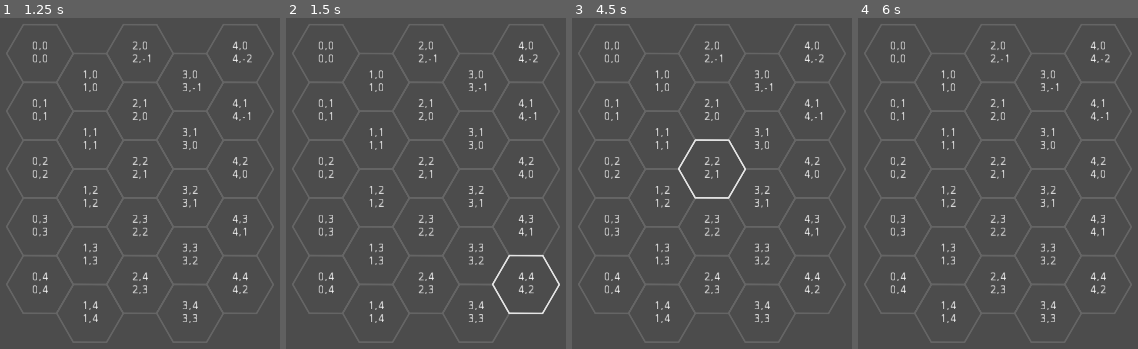
Above: before the commit, frames 1-4 (left to right).
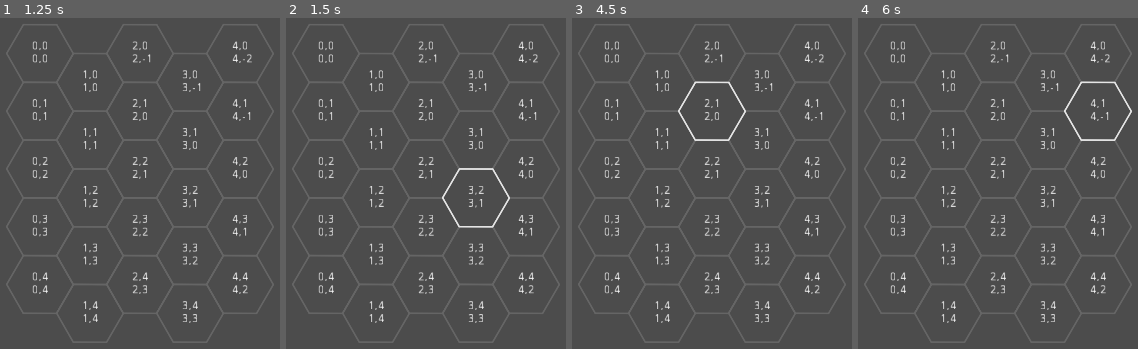
Above: after the commit, the same moments.

Repository: cardinal23/Hex2022
Game: Godot game, scene res://Main.tscn
Two runs of this game, one before a commit and one after it. Both use one fixed random seed, a clock stepped at 60 frames per second and the inputs below.
Inputs (mouse positions are in pixels of both pictures, inside the frame that each line leads up to):
- Up to frame 1 (1.25 s): tap Enter at 0.5 s; move the mouse to (outside the picture) at 0.52 s
- Up to frame 2 (1.5 s): tap Space at 1.25 s; move the mouse to (490, 229) at 1.27 s
- Up to frame 3 (4.5 s): tap Enter at 2, 3.5 s; move the mouse to (outside the picture) at 2.02 s; tap Space at 2.75, 4.25 s; move the mouse to (outside the picture) at 2.77 s; move the mouse to (outside the picture) at 3.52 s; move the mouse to (698, 140) at 4.27 s
- Up to frame 4 (6 s): move the mouse to (outside the picture) at 5.02 s; move the mouse to (1104, 94) at 5.77 s

Frame 1 is identical in both runs. In frame 2, 0.9% of the frame differs, in the area x 55-98%, y 45-90%; in frame 3, 0.7%; in frame 4, 0.4%.

Commit message:
Correct pixel to hex conversion for the grid

Diff:
--- a/Grid.gd
+++ b/Grid.gd
@@ -37,16 +37,6 @@
 
         highlightHex(eventCoordinates)
 
-        var coordString = "(%s,%s) (%s,%s)" % [
-            localPosition.x,
-            localPosition.y,
-            eventCoordinates.x,
-            eventCoordinates.y
-        ]
-
-        print(coordString)
-
-
 func highlightHex(coordinates):
     # Hex is already highlighted, do nothing
     if coordinates == highlightedHex:
@@ -69,8 +59,11 @@
 
 # https://www.redblobgames.com/grids/hexagons/#coordinates-axial
 func pixel_to_flat_hex(point):
-    var q = ( 2.0/3 * point.x                        ) / (hexSize / 2)
-    var r = (-1.0/3 * point.x  +  sqrt(3)/3 * point.y) / (hexSize / 2)
+    var x = point.x - hexSize / 2
+    var y = point.y - hexSize / 2
+
+    var q = (2.0/3 * x) / (hexSize / 2)
+    var r = (-1.0/3 * x  +  sqrt(3)/3 * y) / (hexSize / 2)
     return axial_to_oddq(axial_round(Vector2(q, r)))
 
 func oddq_to_axial(coordinates):
